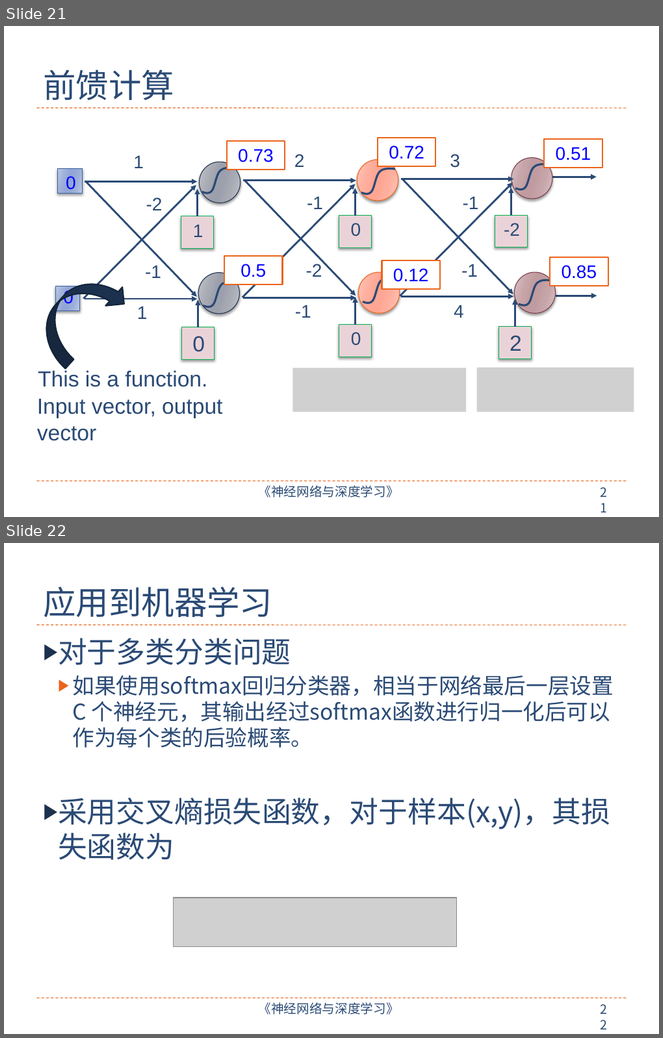
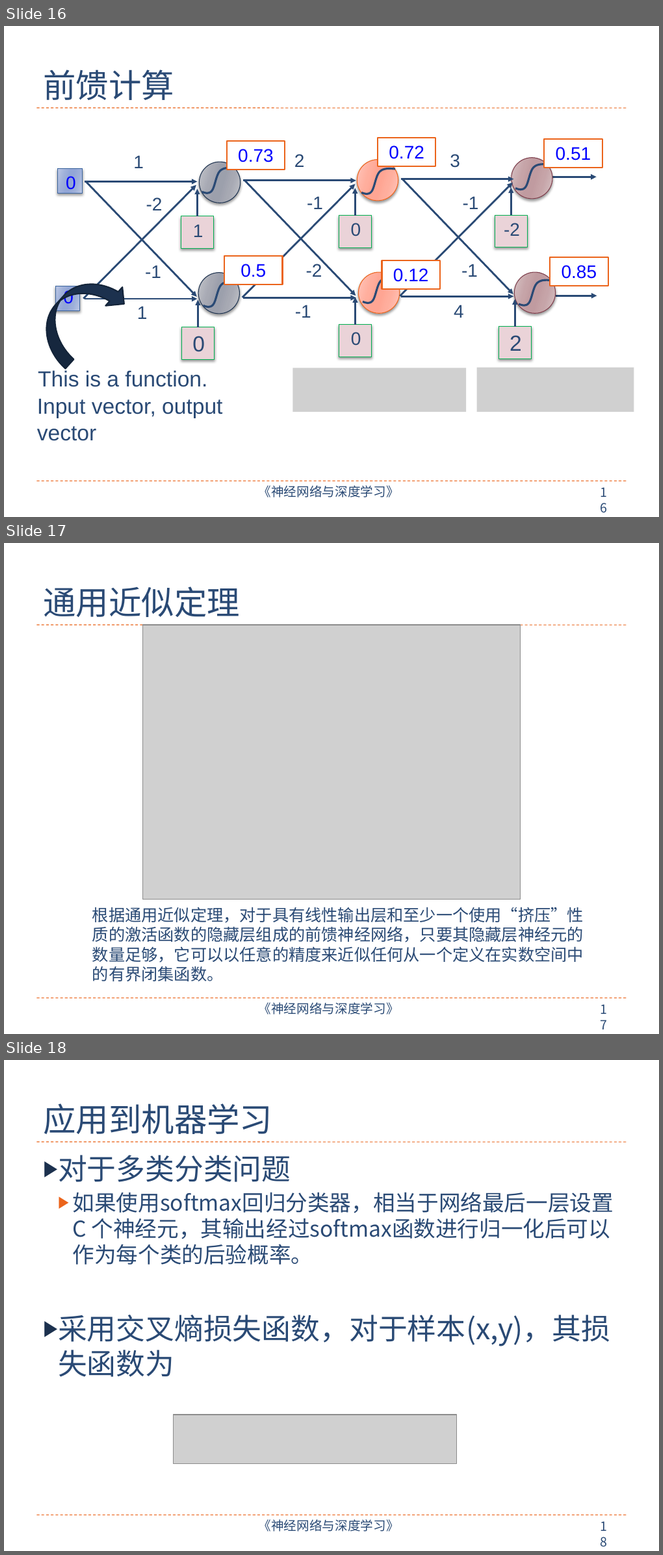
Before and after one commit to nndl/nndl.github.io, a slide deck: ppt/chap-前馈神经网络.pptx. Shown one above the other, each under a label of ours: slides 21 and 22 before the commit, slides 16, 17 and 18 after it. The pictures are 663x1038 and 663x1555 pixels, drawn with LibreOffice and Linux fonts; fonts in the diff are those of the drawing; grey boxes stand for pictures. Boxes give left, top, right and bottom in pixels: in the first picture for what was removed or moved away, otherwise in the second. Text is boxed around its words. In the diff, an @@ line names an element or a change of style, - is before the commit and + after.

Commit message:
chap-前馈神经网络

```diff
--- a/ppt/chap-前馈神经网络.pptx
+++ b/ppt/chap-前馈神经网络.pptx
@@ slide 17 added at bbox=[4, 543, 659, 1034], background #FFFFFF; not listed: 4 template elements that a slide beside it also shows @@
@@ title added at bbox=[43, 587, 239, 617], 36 pt, text #2A4A75 @@
+通用近似定理
@@ picture added at bbox=[143, 625, 520, 900] @@
@@ text added at bbox=[92, 907, 584, 982], 18 pt, text #2A4A75 @@
+根据通用近似定理，对于具有线性输出层和至少一个使用“挤压”性质的激活函数的隐藏层组成的前馈神经网络，只要其隐藏层神经元的数量足够，它可以以任意的精度来近似任何从一个定义在实数空间中的有界闭集函数。
@@ what was slide 21 is now slide 16 @@
@@ page number at bbox=[594, 482, 621, 504]: text changed @@
-21
+16
@@ what was slide 22 is now slide 18 @@
@@ page number at bbox=[594, 1516, 621, 1538]: text changed @@
-22
+18
```
Also in this commit, not shown: 4 slides changed, 6 other slides added, 11 slides removed, 2 other files.
